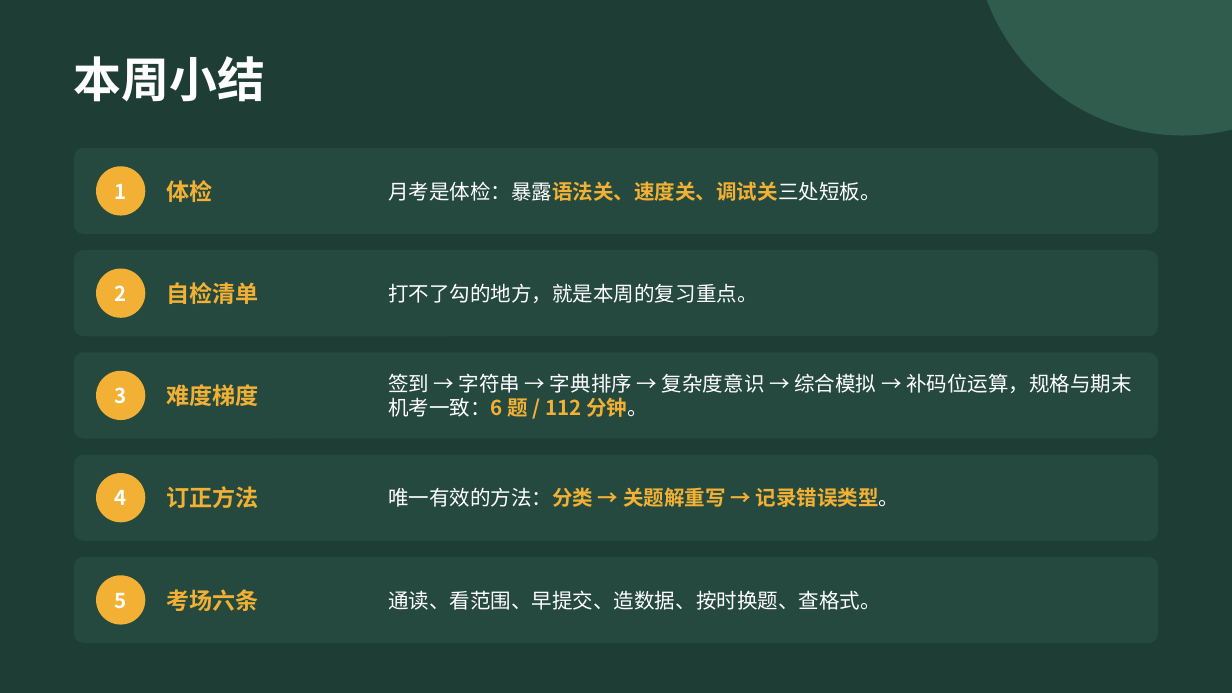
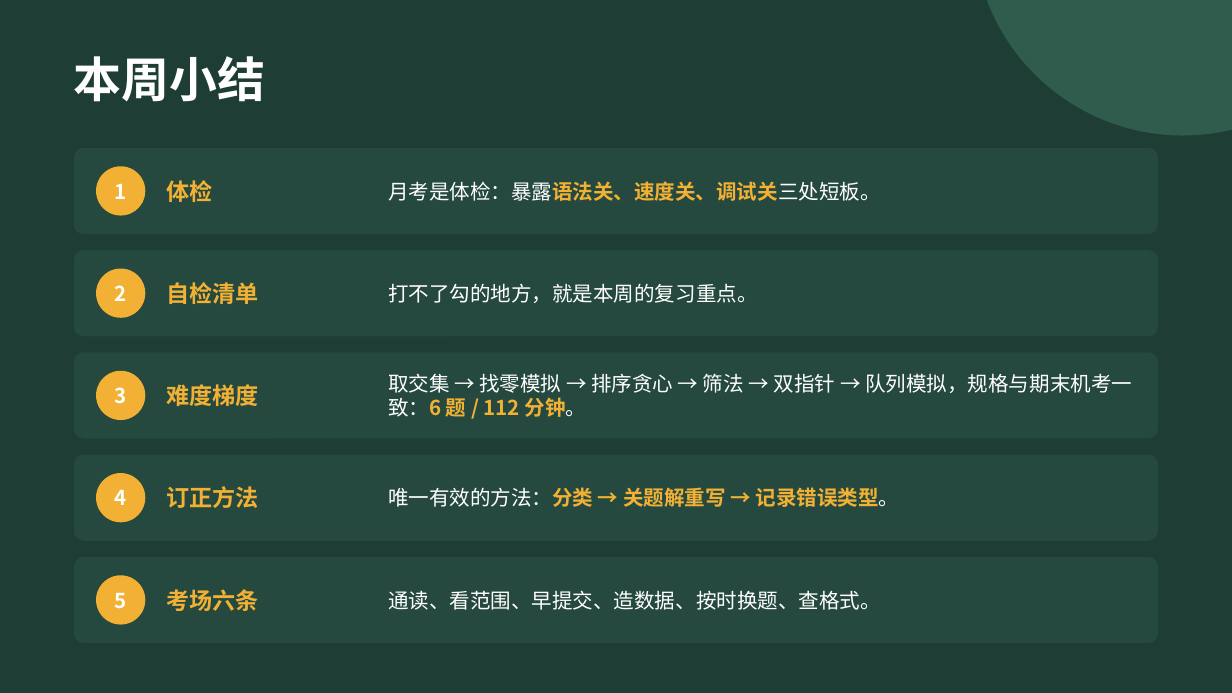
Before and after one commit to GMyhf/2026fall-cs101, a slide deck: slide 33 of courseware/202609_ADS_W05_October_Exam_Review.pptx (slide 27 before the commit). Drawn at 1232x693 pixels with LibreOffice and Linux fonts; fonts in the diff are those of the drawing. Boxes give left, top, right and bottom in pixels: in the first picture for what was removed or moved away, otherwise in the second. Text is boxed around its words. In the diff, an @@ line names an element or a change of style, - is before the commit and + after.

```diff
--- a/courseware/202609_ADS_W05_October_Exam_Review.pptx
+++ b/courseware/202609_ADS_W05_October_Exam_Review.pptx
@@ text at [388,373,1132,421]: text changed @@
-签到 → 字符串 → 字典排序 → 复杂度意识 → 综合模拟 → 补码位运算，规格与期末机考一致：6 题 / 112 分钟。
+取交集 → 找零模拟 → 排序贪心 → 筛法 → 双指针 → 队列模拟，规格与期末机考一致：6 题 / 112 分钟。
```
Also in this commit, not shown: 10 other slides changed, 12 slides added, 6 slides removed, 3 other files.
